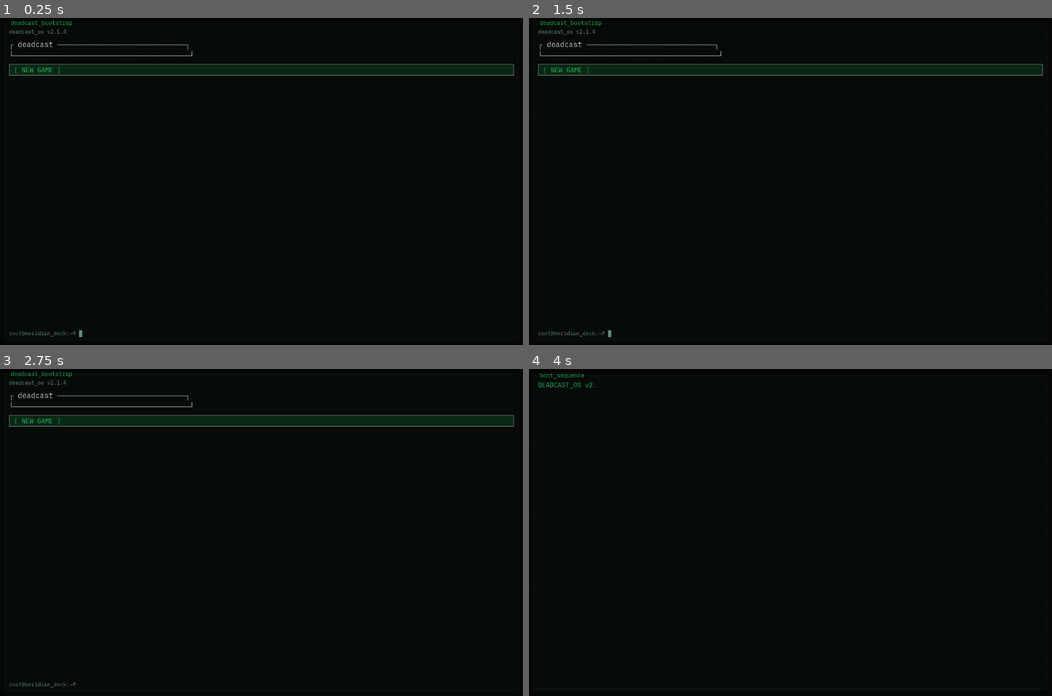
Above: before the commit, frames 1-4 (two rows, left to right).
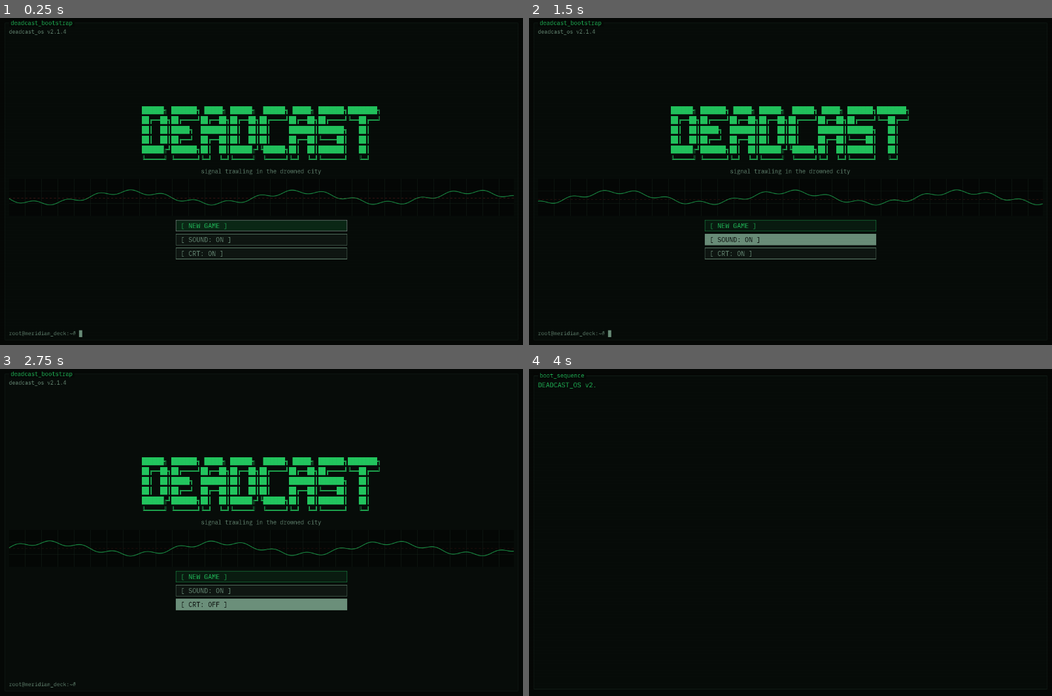
Above: after the commit, the same moments.

Repository: Teeohbee/deadcast
Game: Godot game, scene res://scenes/title_screen/TitleScreen.tscn
Same seed, same stepped clock (60 frames per second), same inputs: the game is played once before the commit and once after it.
Inputs (mouse positions are in pixels of both pictures, inside the frame that each line leads up to):
- Up to frame 1 (0.25 s): no input
- Up to frame 2 (1.5 s): click (790, 240) at 0.5 s, where only the run after the commit has a clickable "[ SOUND: ON ]"; click (790, 240) at 1.25 s, where only the run after the commit has a clickable "[ SOUND: OFF ]"
- Up to frame 3 (2.75 s): click (261, 604) at 2 s, where only the run after the commit has a clickable "[ CRT: ON ]"
- Up to frame 4 (4 s): click (790, 604) at 2.75 s, where only the run after the commit has a clickable "[ CRT: OFF ]"; click "[ NEW GAME ]" at 3.5 s

The runs differ from the first frame. In frame 1, 9.6% of the frame differs, in the area x 1-99%, y 7-74%; in frame 2, 9.7%; in frame 3, 9.6%; in frame 4, nothing differs.

Commit message:
feat: block-letter title screen with sonar, centred actions and sound/CRT toggles

Diff:
--- a/scenes/title_screen/TitleScreen.gd
+++ b/scenes/title_screen/TitleScreen.gd
@@ -13,6 +13,19 @@
 @onready var _crt_overlay: ColorRect = $CRTOverlay
 
 var _cursor_visible := true
+var sound_button: Button
+var crt_button: Button
+var _crt_material: ShaderMaterial
+
+const WORDMARK := """██████╗ ███████╗ █████╗ ██████╗  ██████╗ █████╗ ███████╗████████╗
+██╔══██╗██╔════╝██╔══██╗██╔══██╗██╔════╝██╔══██╗██╔════╝╚══██╔══╝
+██║  ██║█████╗  ███████║██║  ██║██║     ███████║███████╗   ██║
+██║  ██║██╔══╝  ██╔══██║██║  ██║██║     ██╔══██║╚════██║   ██║
+██████╔╝███████╗██║  ██║██████╔╝╚██████╗██║  ██║███████║   ██║
+╚═════╝ ╚══════╝╚═╝  ╚═╝╚═════╝  ╚═════╝╚═╝  ╚═╝╚══════╝   ╚═╝"""
+const TAGLINE := "signal trawling in the drowned city"
+const WORDMARK_FONT_SIZE := 15
+const ACTION_COLUMN_WIDTH := 420
 
 func _ready() -> void:
 	self.theme = DeckStyle.get_theme()
@@ -20,6 +33,7 @@
 	if not Settings.crt_enabled:
 		crt_mat.set_shader_parameter("scan_alpha", 0.0)
 	_crt_overlay.material = crt_mat
+	_crt_material = crt_mat
 
 	var save_exists := FileAccess.file_exists(GameState.SAVE_PATH)
 	continue_button.visible = save_exists
@@ -28,8 +42,14 @@
 	header_label.text = "deadcast_os %s" % GameState.OS_VERSION
 	DeckStyle.apply_label(header_label, DeckStyle.DIM, 13)
 
-	title_label.text = "┌ deadcast ─────────────────────────────┐\n└────────────────────────────────────────┘"
-	DeckStyle.apply_label(title_label, DeckStyle.TEXT, DeckStyle.SIZE_VALUE)
+	title_label.text = WORDMARK
+	# Left-align the lines but centre the label: centring each line separately
+	# would shear the block letters, since the lines differ in length.
+	title_label.horizontal_alignment = HORIZONTAL_ALIGNMENT_LEFT
+	title_label.size_flags_horizontal = Control.SIZE_SHRINK_CENTER
+	DeckStyle.apply_label(title_label, DeckStyle.GREEN, WORDMARK_FONT_SIZE)
+	_arrange_centred_layout()
+	_add_settings_toggles()
 	DeckStyle.apply_label(confirm_label, DeckStyle.AMBER, DeckStyle.SIZE_BODY)
 	DeckStyle.apply_label(footer_label, DeckStyle.DIM, 13)
 
@@ -54,12 +74,91 @@
 	yes_button.pressed.connect(_on_confirm_yes)
 	no_button.pressed.connect(_on_confirm_no)
 
+	DeckNav.chain_vertical(_visible_actions())
+
 	if save_exists:
 		continue_button.grab_focus()
 	else:
 		new_game_button.grab_focus()
 
 	_blink_cursor()
+
+# Header pinned top, footer pinned bottom; wordmark, tagline, sonar and a
+# narrow column of actions float in the middle.
+func _arrange_centred_layout() -> void:
+	var content := title_label.get_parent() as VBoxContainer
+	var top_spacer := Control.new()
+	top_spacer.size_flags_vertical = Control.SIZE_EXPAND_FILL
+	content.add_child(top_spacer)
+	content.move_child(top_spacer, title_label.get_index())
+
+	var tagline := Label.new()
+	tagline.text = TAGLINE
+	tagline.horizontal_alignment = HORIZONTAL_ALIGNMENT_CENTER
+	DeckStyle.apply_label(tagline, DeckStyle.DIM, DeckStyle.SIZE_BODY)
+	content.add_child(tagline)
+	content.move_child(tagline, title_label.get_index() + 1)
+
+	var sonar := SonarWave.new()
+	sonar.custom_minimum_size = Vector2(0, 90)
+	sonar.amplitude = 14.0
+	sonar.frequency = 0.015
+	sonar.speed = 1.2
+	sonar.line_color = Color(DeckStyle.GREEN, 0.7)
+	content.add_child(sonar)
+	content.move_child(sonar, tagline.get_index() + 1)
+
+	var action_block := continue_button.get_parent() as Control
+	action_block.size_flags_horizontal = Control.SIZE_SHRINK_CENTER
+	action_block.custom_minimum_size.x = ACTION_COLUMN_WIDTH
+
+func _add_settings_toggles() -> void:
+	var action_block := continue_button.get_parent()
+	sound_button = _make_toggle_button()
+	sound_button.pressed.connect(_on_sound_pressed)
+	action_block.add_child(sound_button)
+	action_block.move_child(sound_button, new_game_button.get_index() + 1)
+	crt_button = _make_toggle_button()
+	crt_button.pressed.connect(_on_crt_pressed)
+	action_block.add_child(crt_button)
+	action_block.move_child(crt_button, sound_button.get_index() + 1)
+	_refresh_toggle_labels()
+
+func _make_toggle_button() -> Button:
+	var button := Button.new()
+	button.focus_mode = Control.FOCUS_ALL
+	button.alignment = HORIZONTAL_ALIGNMENT_LEFT
+	DeckStyle.apply_action_button(button, DeckStyle.DIM)
+	return button
+
+func _refresh_toggle_labels() -> void:
+	sound_button.text = "[ SOUND: %s ]" % ("OFF" if Settings.audio_muted else "ON")
+	crt_button.text = "[ CRT: %s ]" % ("ON" if Settings.crt_enabled else "OFF")
+
+func _on_sound_pressed() -> void:
+	Audio.toggle_mute()
+	_refresh_toggle_labels()
+
+func _on_crt_pressed() -> void:
+	Settings.set_crt_enabled(not Settings.crt_enabled)
+	if Settings.crt_enabled:
+		_crt_material.set_shader_parameter("scan_alpha", null)  # back to the shader default
+	else:
+		_crt_material.set_shader_parameter("scan_alpha", 0.0)
+	_refresh_toggle_labels()
+
+func _visible_actions() -> Array[Control]:
+	var actions: Array[Control] = []
+	for button in [continue_button, new_game_button, sound_button, crt_button]:
+		if button.visible:
+			actions.append(button)
+	return actions
+
+func _set_main_actions_visible(should_show: bool, save_exists: bool) -> void:
+	continue_button.visible = should_show and save_exists
+	new_game_button.visible = should_show
+	sound_button.visible = should_show
+	crt_button.visible = should_show
 
 func _blink_cursor() -> void:
 	while is_instance_valid(self):
@@ -72,8 +171,7 @@
 
 func _on_new_game_pressed() -> void:
 	if FileAccess.file_exists(GameState.SAVE_PATH):
-		continue_button.visible = false
-		new_game_button.visible = false
+		_set_main_actions_visible(false, true)
 		confirm_panel.visible = true
 		yes_button.grab_focus()
 	else:
@@ -86,6 +184,5 @@
 
 func _on_confirm_no() -> void:
 	confirm_panel.visible = false
-	continue_button.visible = true
-	new_game_button.visible = true
+	_set_main_actions_visible(true, true)
 	continue_button.grab_focus()
--- a/tests/test_title_screen.gd
+++ b/tests/test_title_screen.gd
@@ -117,3 +117,46 @@
 	assert_true(s.continue_button.visible)
 	assert_true(s.new_game_button.visible)
 	assert_eq(s.get_viewport().gui_get_focus_owner(), s.continue_button)
+
+func test_title_shows_block_letter_wordmark() -> void:
+	var s := _make()
+	await get_tree().process_frame
+	assert_string_contains(s.title_label.text, "█")
+	assert_gt(s.title_label.text.split("\n").size(), 4, "wordmark should be several lines tall")
+
+func test_sound_toggle_flips_mute_and_its_label() -> void:
+	var muted_before := Settings.audio_muted
+	Settings.set_audio_muted(false)
+	var s := _make()
+	await get_tree().process_frame
+	assert_string_contains(s.sound_button.text, "SOUND: ON")
+	s.sound_button.pressed.emit()
+	assert_true(Settings.audio_muted)
+	assert_string_contains(s.sound_button.text, "SOUND: OFF")
+	Settings.set_audio_muted(muted_before)
+	Audio.apply_mute_setting()
+
+func test_crt_toggle_switches_the_overlay_live() -> void:
+	var crt_before := Settings.crt_enabled
+	Settings.set_crt_enabled(true)
+	var s := _make()
+	await get_tree().process_frame
+	var overlay := s.get_node("CRTOverlay") as ColorRect
+	s.crt_button.pressed.emit()
+	assert_false(Settings.crt_enabled)
+	assert_eq(overlay.material.get_shader_parameter("scan_alpha"), 0.0)
+	assert_string_contains(s.crt_button.text, "CRT: OFF")
+	s.crt_button.pressed.emit()
+	assert_null(overlay.material.get_shader_parameter("scan_alpha"))
+	Settings.set_crt_enabled(crt_before)
+
+func test_confirm_prompt_hides_settings_toggles() -> void:
+	if _skip_when_backup_unavailable():
+		return
+	_create_save()
+	var s := _make()
+	await get_tree().process_frame
+	s.new_game_button.pressed.emit()
+	await get_tree().process_frame
+	assert_false(s.sound_button.visible)
+	assert_false(s.crt_button.visible)
